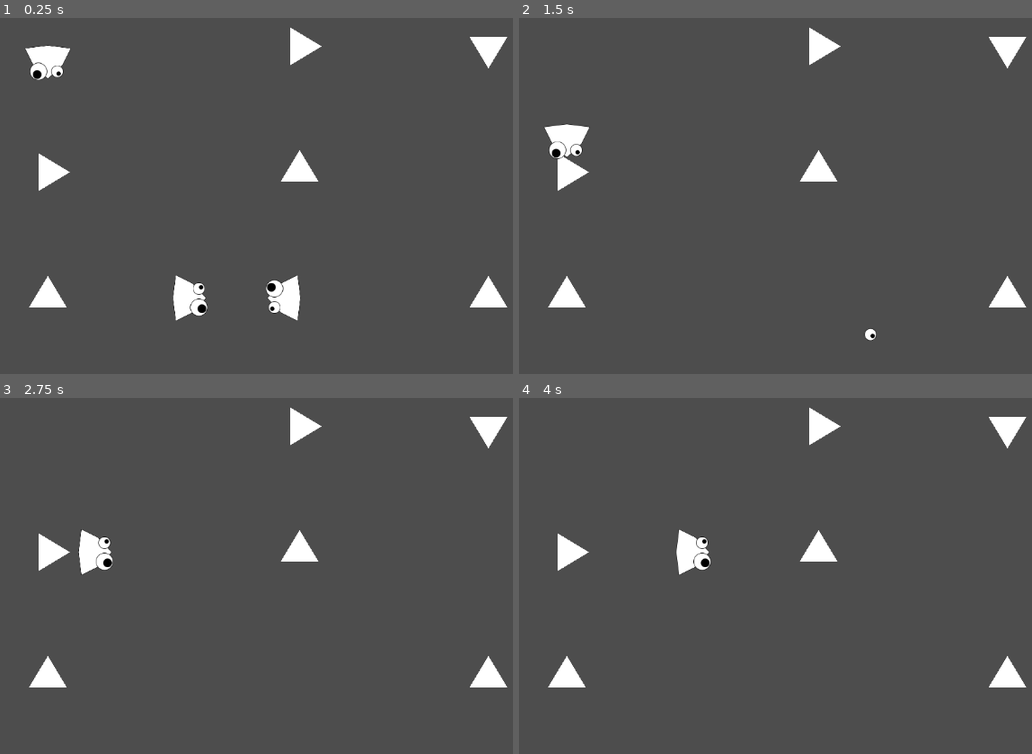
Above: before the commit, frames 1-4 (two rows, left to right).
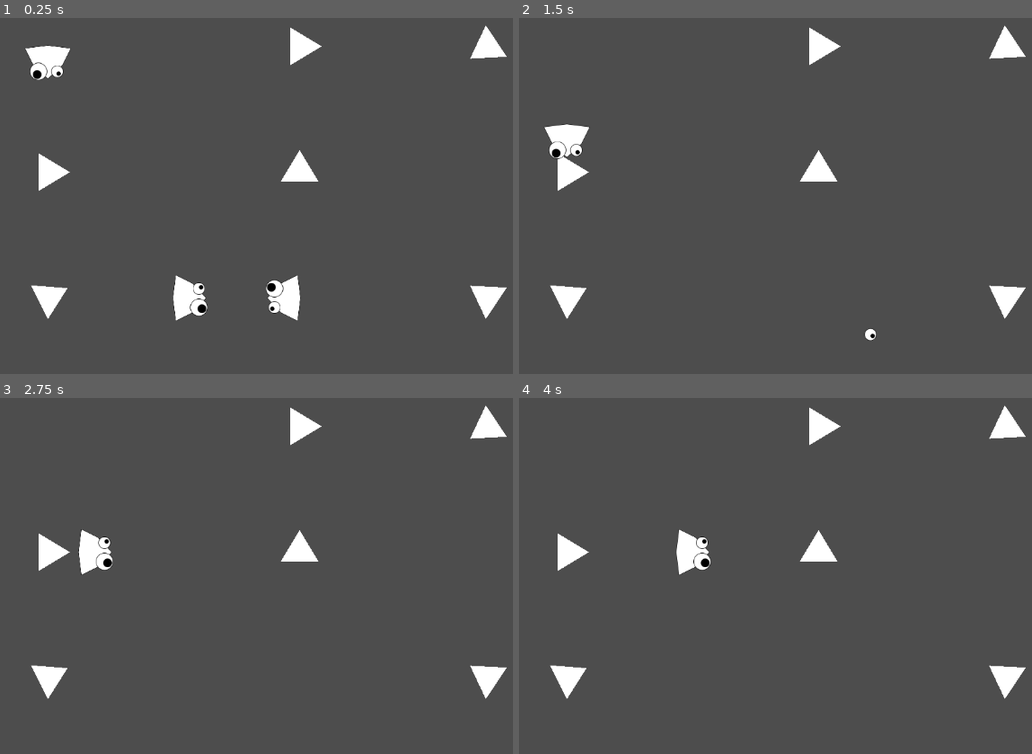
Above: after the commit, the same moments.

Repository: JeanKouss/one-at-a-time
Game: Godot game, scene res://scenes/tests/MapSample.tscn
Same seed, same stepped clock (60 frames per second), same inputs: the game is played once before the commit and once after it. The project has no main scene, so this scene is started directly.
Inputs (mouse positions are in pixels of both pictures, inside the frame that each line leads up to):
- Up to frame 1 (0.25 s): no input
- Up to frame 2 (1.5 s): move the mouse to (780, 252) at 0.52 s; press the mouse at (780, 252) at 0.53 s; move the mouse to (outside the picture) at 1.27 s; release the mouse at (outside the picture) at 1.28 s; click (outside the picture) at 1.35 s
- Up to frame 3 (2.75 s): move the mouse to (82, 490) at 2.02 s; press the mouse at (82, 490) at 2.03 s
- Up to frame 4 (4 s): move the mouse to (852, 551) at 2.77 s; release the mouse at (852, 551) at 2.78 s; click (852, 551) at 2.85 s; move the mouse to (708, 451) at 3.52 s; press the mouse at (708, 451) at 3.53 s

The runs differ from the first frame. In frame 1, 0.7% of the frame differs, in the area x 5-99%, y 2-85%; in frame 2, 0.7%; in frame 3, 0.7%; in frame 4, 0.7%.

Commit message:
feat : robtoy dir changer smooth turn

Diff:
--- a/project.godot
+++ b/project.godot
@@ -14,6 +14,14 @@
 config/features=PackedStringArray("4.3", "GL Compatibility")
 config/icon="res://icon.svg"
 
+[input]
+
+next={
+"deadzone": 0.5,
+"events": [Object(InputEventMouseButton,"resource_local_to_scene":false,"resource_name":"","device":-1,"window_id":0,"alt_pressed":false,"shift_pressed":false,"ctrl_pressed":false,"meta_pressed":false,"button_mask":0,"position":Vector2(0, 0),"global_position":Vector2(0, 0),"factor":1.0,"button_index":1,"canceled":false,"pressed":false,"double_click":false,"script":null)
+]
+}
+
 [layer_names]
 
 2d_physics/layer_1="RobToy"
--- a/scenes/RobDirChanger/RobDirChanger.gd
+++ b/scenes/RobDirChanger/RobDirChanger.gd
@@ -20,21 +20,35 @@
 
 var direction : Vector2 = Vector2.RIGHT :
 	set(value) :
+		update_body(direction, value)
 		direction = value.normalized()
-		update_body()
+var focused := false
 
-# Called when the node enters the scene tree for the first time.
 func _ready() -> void:
-	pass # Replace with function body.
+	pass
 
-func update_body() :
-	$Body/Arrow.look_at(position+direction)
+func _process(_delta: float) -> void:
+	if Engine.is_editor_hint() :
+		global_position = snapped(global_position, Vector2(200, 200))
+
+func _unhandled_input(event: InputEvent) -> void:
+	if event.is_action_pressed("next") and focused :
+		next_dir()
+
+func update_body(from:Vector2, to:Vector2) :
+	var tween = create_tween()
+	tween.tween_method($Body/Arrow.look_at, from, to, 0.2)
+
+func next_dir() :
+	direction = direction.rotated(PI/2)
 
 func _on_body_entered(body:Node2D) -> void:
 	if not body is RobToy :
 		return
 	(body as RobToy).change_direction(direction)
 
-func _process(_delta: float) -> void:
-	if Engine.is_editor_hint() :
-		global_position = snapped(global_position, Vector2(200, 200))
+func _on_mouse_entered() -> void:
+	focused = true
+
+func _on_mouse_exited() -> void:
+	focused = false
--- a/scenes/RobDirChanger/RobDirChanger.tscn
+++ b/scenes/RobDirChanger/RobDirChanger.tscn
@@ -20,3 +20,5 @@
 polygon = PackedVector2Array(-30, 60, -30, -60, 70, -2.44784e-05)
 
 [connection signal="body_entered" from="." to="." method="_on_body_entered"]
+[connection signal="mouse_entered" from="." to="." method="_on_mouse_entered"]
+[connection signal="mouse_exited" from="." to="." method="_on_mouse_exited"]
--- a/scenes/levels/level0/Level0.tscn
+++ b/scenes/levels/level0/Level0.tscn
@@ -17,8 +17,8 @@
 
 [node name="RobToy" parent="Toys" instance=ExtResource("3_cdtq8")]
 position = Vector2(-1000, 0)
-rotation = 15.708
-initial_dir = 3
+rotation = 12.5664
+initial_dir = 1
 
 [node name="Exits" type="Node2D" parent="."]
 
